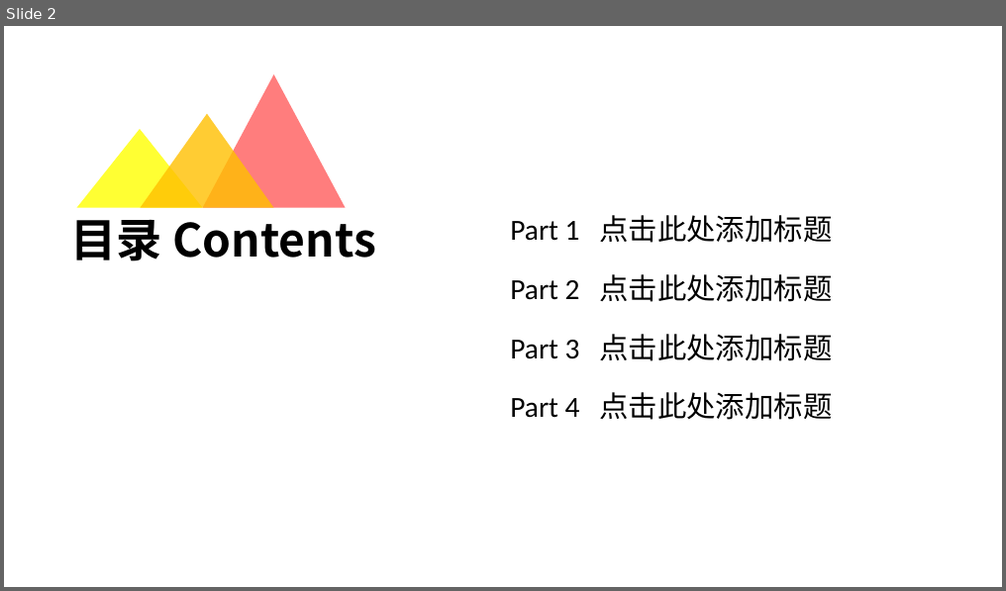
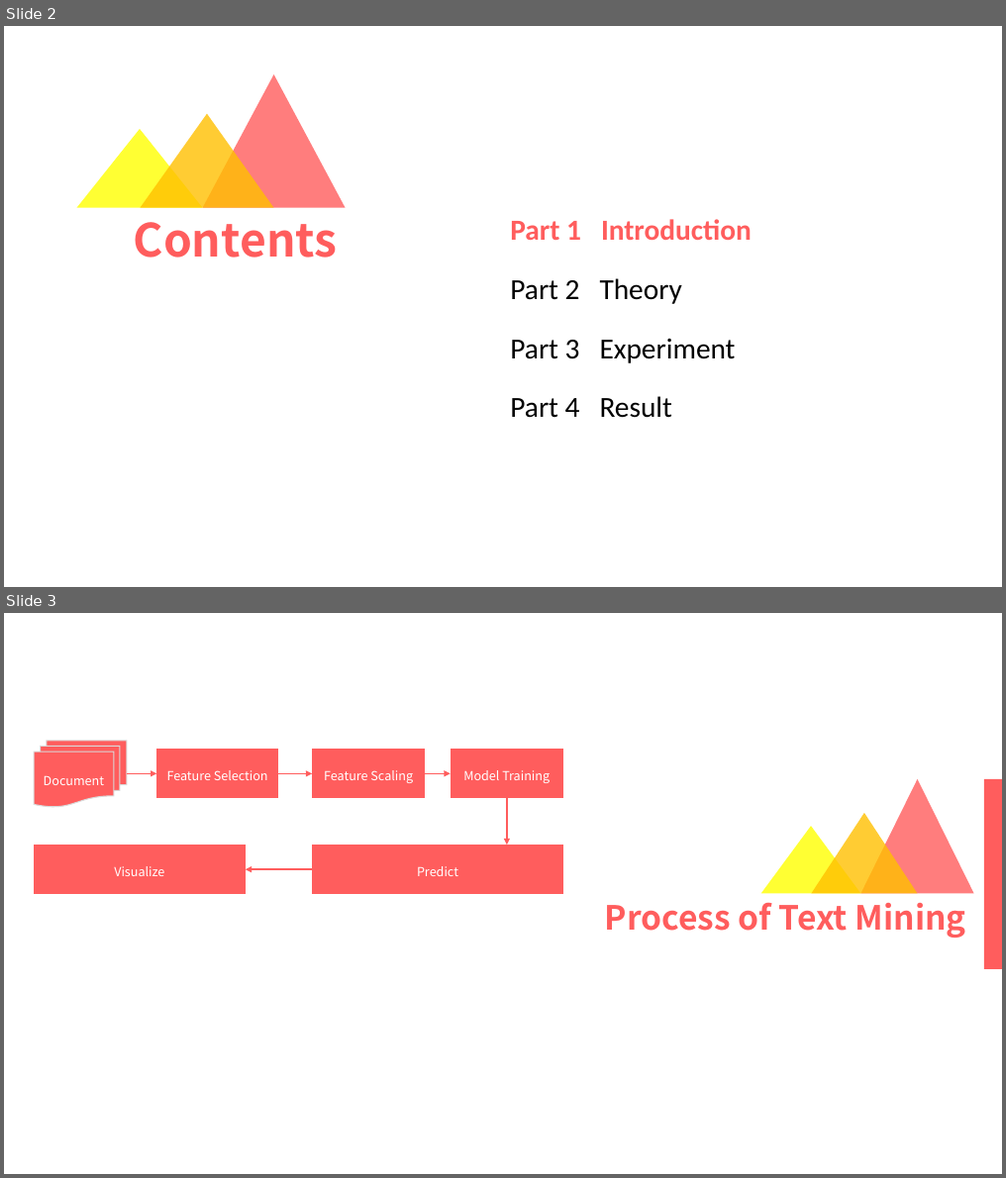
Before and after one commit to lucasxlu/CVLH, a slide deck: src/main/python/report_result/GovReport.pptx. Shown one above the other, each under a label of ours: slide 2 before the commit, slides 2 and 3 after it. The pictures are 1006x591 and 1006x1178 pixels, drawn with LibreOffice and Linux fonts; fonts in the diff are those of the drawing. Boxes give left, top, right and bottom in pixels: in the first picture for what was removed or moved away, otherwise in the second. Text is boxed around its words. In the diff, an @@ line names an element or a change of style, - is before the commit and + after.

```diff
--- a/src/main/python/report_result/GovReport.pptx
+++ b/src/main/python/report_result/GovReport.pptx
@@ slide 3 added at [4, 613, 1002, 1174], background #FFFFFF @@
@@ triangle added at [861, 779, 974, 894], fill #FF5D5D at 80% opacity @@
@@ rectangle added at [984, 779, 1002, 969], fill #FF5D5D @@
@@ triangle added at [812, 813, 918, 894], fill #FFC000 at 80% opacity @@
@@ triangle added at [761, 827, 860, 894], fill #FFFF00 at 80% opacity @@
@@ group added at [34, 741, 564, 894]: 5 rectangles, 5 arrows, 1 flow chart multidocument @@
+Document
+Feature Selection
+Feature Scaling
+Model Training
+Predict
+Visualize
@@ text added at [605, 903, 966, 938], 32 pt, text #FF5D5D, bold @@
+Process of Text Mining
@@ slide 2 changed as well @@
@@ text at [134, 222, 338, 258]: text changed; text colour #000000 to #FF5D5D @@
-目录 Contents
+Contents
@@ text at [510, 219, 751, 240]: text changed; text colour #000000 to #FF5D5D; bold on @@
-Part 1 点击此处添加标题
+Part 1 Introduction
@@ text at [510, 278, 682, 304]: text changed @@
-Part 2 点击此处添加标题
+Part 2 Theory
@@ text at [510, 339, 736, 364]: text changed @@
-Part 3 点击此处添加标题
+Part 3 Experiment
@@ text at [510, 396, 672, 418]: text changed @@
-Part 4 点击此处添加标题
+Part 4 Result
```
Also in this commit, not shown: 4 other slides changed, 12 other slides added, 9 slides removed, 24 other files.
